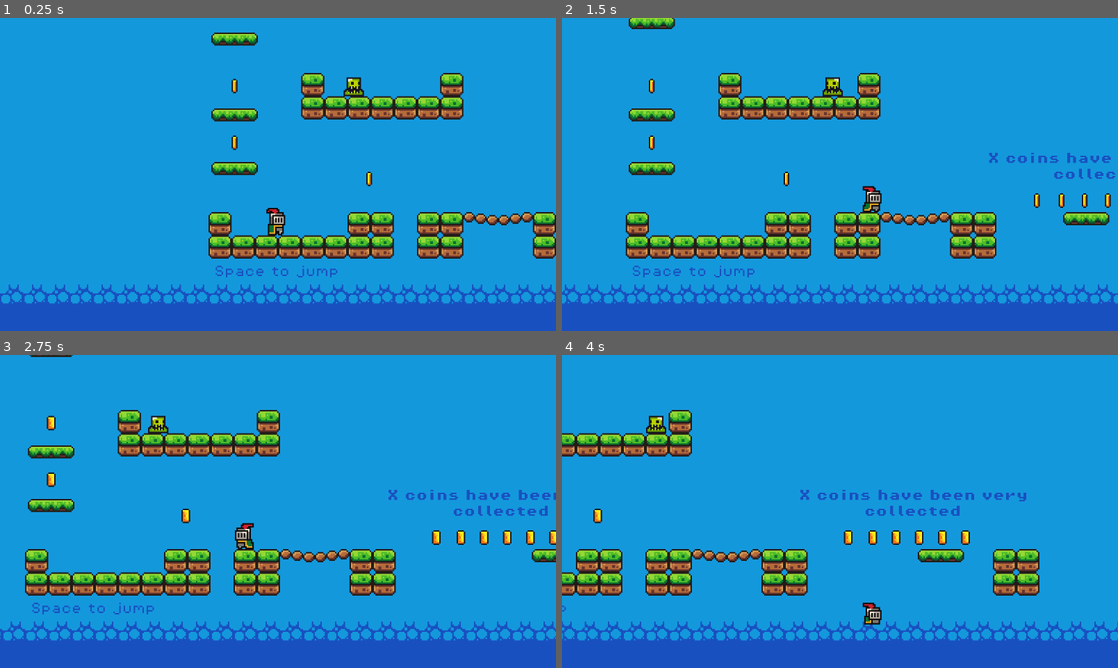
Above: before the commit, frames 1-4 (two rows, left to right).
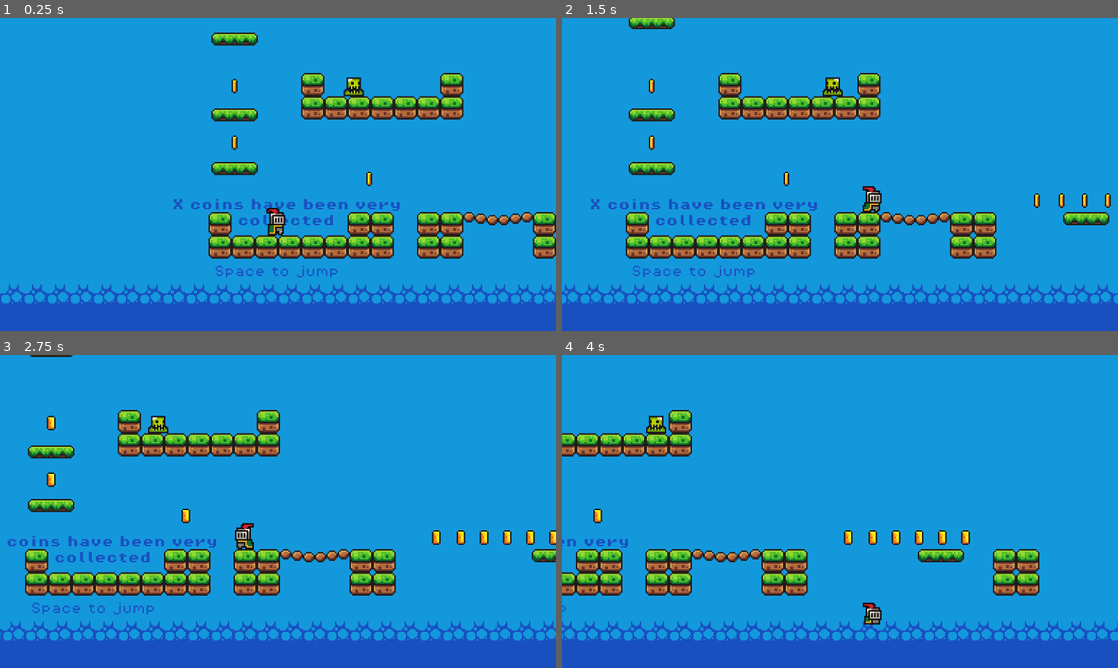
Above: after the commit, the same moments.

Repository: captaindecoy/2dpf2
Game: Godot game, scene res://scenes/game.tscn
The game is run twice, just before and just after one commit, with the same random seed, the same clock (stepped at 60 frames per second) and the same inputs.
Inputs:
- Up to frame 1 (0.25 s): no input
- Up to frame 2 (1.5 s): hold Right (move_right) from 0.53 s (still down); tap Z (jump) at 0.77 s
- Up to frame 3 (2.75 s): tap Z (jump) at 1.52 s; release Right (move_right) at 2.03 s; hold Left (move_left) from 2.03 s (still down)
- Up to frame 4 (4 s): release Left (move_left) at 2.78 s; hold Right (move_right) from 2.78 s (still down); tap Z (jump) at 3.02, 3.77 s

The runs differ from the first frame. In frame 1, 0.7% of the frame differs, in the area x 31-72%, y 57-67%; in frame 2, 1.1%; in frame 3, 1.2%, in the area x 1-100%, y 43-67%; in frame 4, 0.8%.

Commit message:
Made gamemanager an autoload.

Diff:
--- a/project.godot
+++ b/project.godot
@@ -17,6 +17,7 @@
 
 [autoload]
 
+GameManager="*res://scenes/game_manager.tscn"
 Music="*res://scenes/music.tscn"
 
 [display]
--- a/scenes/game.tscn
+++ b/scenes/game.tscn
@@ -1,11 +1,9 @@
-[gd_scene load_steps=20 format=3 uid="uid://bi76vetingmhd"]
+[gd_scene load_steps=18 format=3 uid="uid://bi76vetingmhd"]
 
 [ext_resource type="Script" path="res://scripts/game.gd" id="1_0uppb"]
 [ext_resource type="PackedScene" uid="uid://bh1m1n7pm3ll3" path="res://scenes/player.tscn" id="1_01mll"]
 [ext_resource type="Texture2D" uid="uid://dukaa145phxjq" path="res://assets/sprites/world_tileset.png" id="2_0g4vb"]
-[ext_resource type="Script" path="res://scripts/game_manager.gd" id="2_iiks8"]
 [ext_resource type="PackedScene" uid="uid://d02fda7j544x2" path="res://scenes/platform.tscn" id="3_1u2ul"]
-[ext_resource type="FontFile" uid="uid://bko2q5ibufg6c" path="res://assets/fonts/PixelOperator8-Bold.ttf" id="3_u8cne"]
 [ext_resource type="PackedScene" uid="uid://c04sgpqd87opt" path="res://scenes/coin.tscn" id="4_7ekgx"]
 [ext_resource type="PackedScene" uid="uid://cqv4g0o7iawia" path="res://scenes/killzone.tscn" id="5_5dhqu"]
 [ext_resource type="PackedScene" uid="uid://t0o8buj240mk" path="res://scenes/slime.tscn" id="6_ucsx3"]
@@ -489,22 +487,6 @@
 [node name="Game" type="Node2D"]
 script = ExtResource("1_0uppb")
 
-[node name="GameManager" type="Node" parent="."]
-unique_name_in_owner = true
-script = ExtResource("2_iiks8")
-
-[node name="ScoreLabel" type="Label" parent="GameManager"]
-offset_left = 195.0
-offset_top = -41.0
-offset_right = 367.0
-offset_bottom = -18.0
-theme_override_colors/font_color = Color(0.0980392, 0.313726, 0.752941, 1)
-theme_override_fonts/font = ExtResource("3_u8cne")
-theme_override_font_sizes/font_size = 8
-text = "X coins have been very collected"
-horizontal_alignment = 1
-autowrap_mode = 2
-
 [node name="TileMap" type="TileMap" parent="."]
 tile_set = SubResource("TileSet_gfjd1")
 format = 2
--- /dev/null
+++ b/scenes/game_manager.tscn
@@ -0,0 +1,20 @@
+[gd_scene load_steps=3 format=3 uid="uid://ksp7yuvv0x27"]
+
+[ext_resource type="Script" path="res://scripts/game_manager.gd" id="1_yyupk"]
+[ext_resource type="FontFile" uid="uid://bko2q5ibufg6c" path="res://assets/fonts/PixelOperator8-Bold.ttf" id="2_gfxa3"]
+
+[node name="GameManager" type="Node"]
+script = ExtResource("1_yyupk")
+
+[node name="ScoreLabel" type="Label" parent="."]
+z_index = 4
+offset_left = -80.0
+offset_top = -9.0
+offset_right = 92.0
+offset_bottom = 14.0
+theme_override_colors/font_color = Color(0.0980392, 0.313726, 0.752941, 1)
+theme_override_fonts/font = ExtResource("2_gfxa3")
+theme_override_font_sizes/font_size = 8
+text = "X coins have been very collected"
+horizontal_alignment = 1
+autowrap_mode = 2
--- a/scripts/coin.gd
+++ b/scripts/coin.gd
@@ -1,6 +1,6 @@
 extends Area2D
 
-@onready var game_manager = %GameManager
+#@onready var game_manager = %GameManager
 @onready var pickup_sound = $PickupSound
 @onready var animation_player = $AnimationPlayer
 @onready var cpu_particles_2d = $CPUParticles2D
@@ -9,5 +9,5 @@
 func _on_body_entered(_body):
 	#pickup_sound.play()
 	cpu_particles_2d.emitting = true
-	game_manager.add_point()
+	GameManager.add_point()
 	animation_player.play("pickup")
